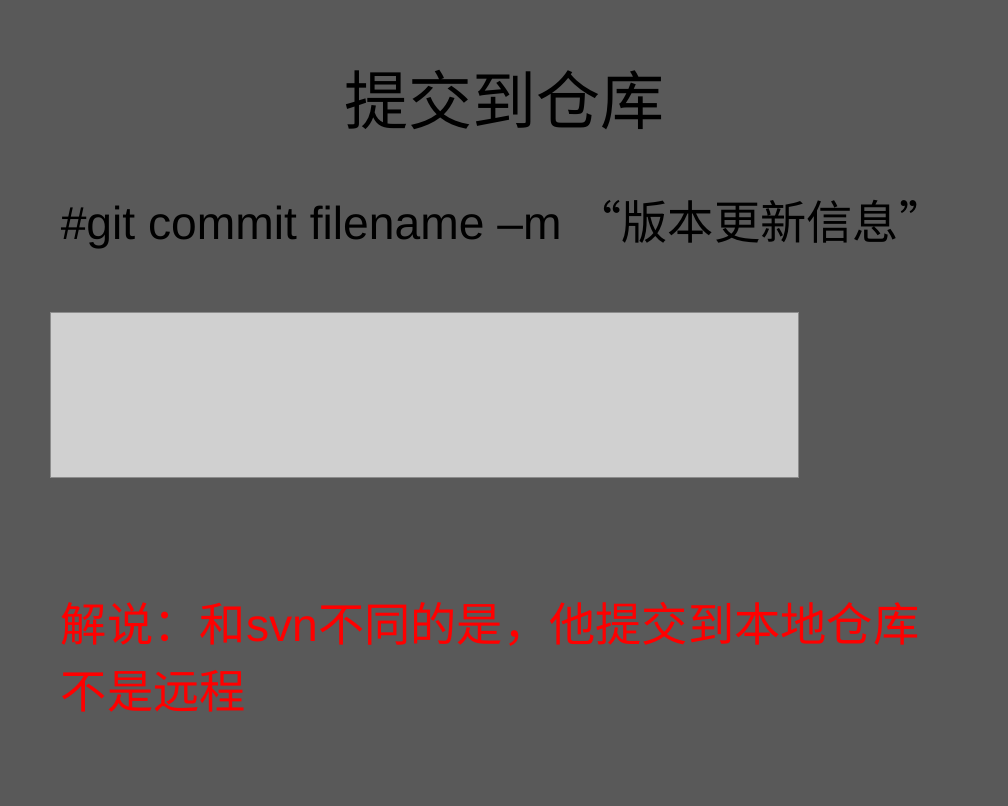
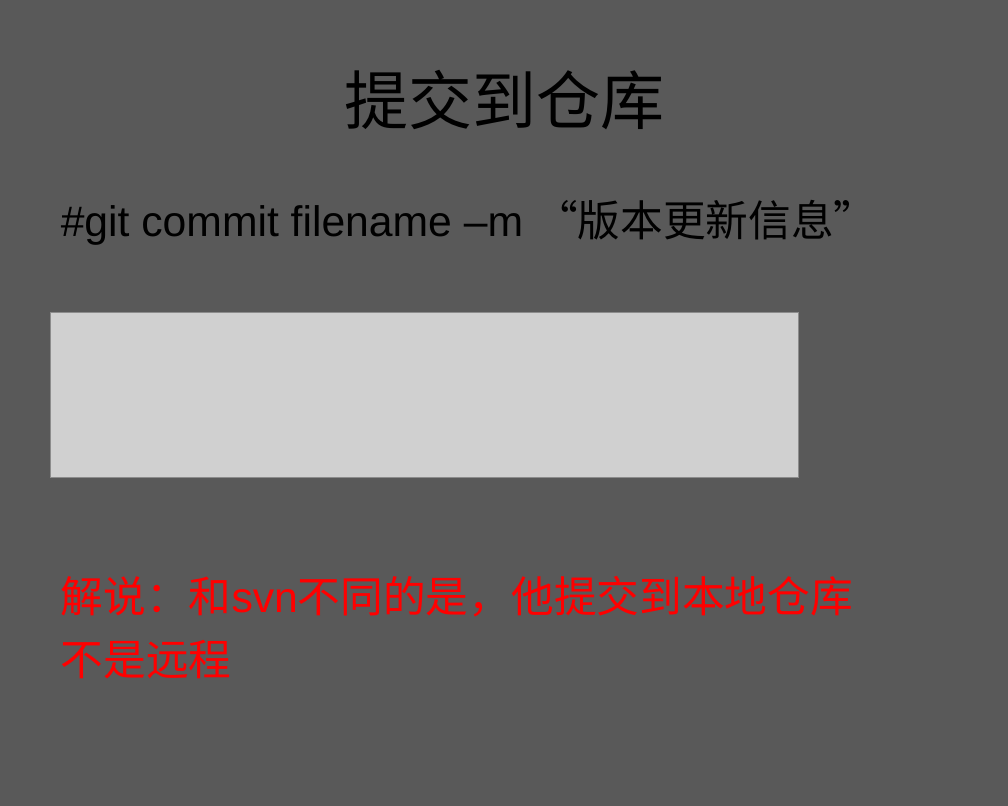
Before and after one commit to zhuxiaosheng/code, a slide deck: slide 38 of git.ppt (slide 37 before the commit). Drawn at 1008x806 pixels with LibreOffice and Linux fonts; fonts in the diff are those of the drawing; grey boxes stand for pictures; background and template pictures are left out. Boxes give left, top, right and bottom in pixels: in the first picture for what was removed or moved away, otherwise in the second. Text is boxed around its words. In the diff, an @@ line names an element or a change of style, - is before the commit and + after.

```diff
--- a/git.ppt
+++ b/git.ppt
@@ text "#git commit filename –m “版本更新信息”" at bbox=[61, 200, 876, 679]: size 26 to 24.1 pt @@
```
Also in this commit, not shown: 4 other slides changed, 2 slides added, 1 slide removed.
